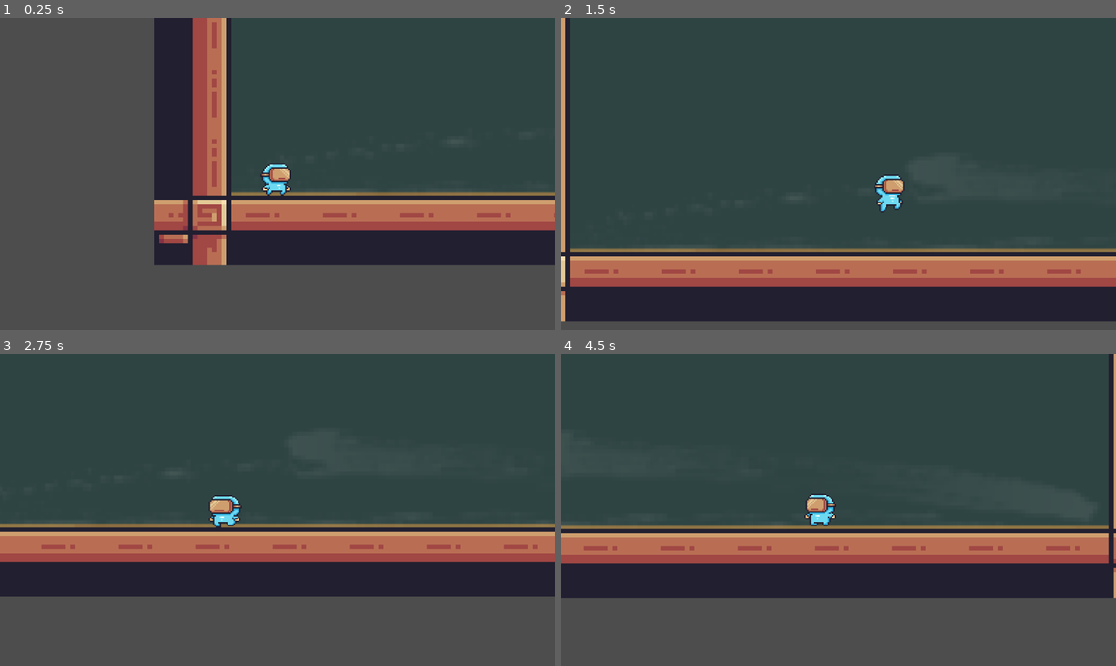
Above: before the commit, frames 1-4 (two rows, left to right).
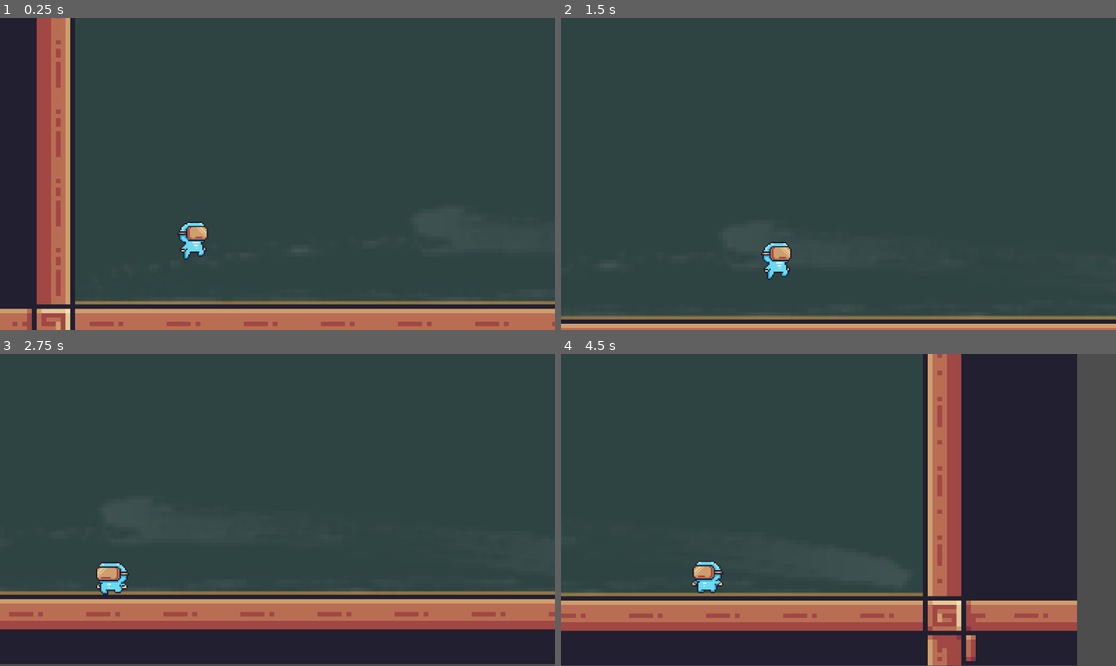
Above: after the commit, the same moments.

Repository: IsmaelCanseno/Mystic-Word--The-Words-Hunt
Game: Godot game, scene res://Scenes/Level2.tscn
Same seed, same stepped clock (60 frames per second), same inputs: the game is played once before the commit and once after it. This scene is started directly instead of the project's main scene.
Inputs:
- Up to frame 1 (0.25 s): no input
- Up to frame 2 (1.5 s): hold D (right) from 0.53 s (still down); tap W (jump) at 0.77 s
- Up to frame 3 (2.75 s): tap W (jump) at 1.52 s; release D (right) at 2.03 s; hold A (left) from 2.03 s (still down)
- Up to frame 4 (4.5 s): release A (left) at 2.78 s; hold D (right) 2.78-4.28 s; tap W (jump) at 3.02, 3.77 s; hold A (left) from 4.28 s (still down)

The runs differ from the first frame. In frame 1, 67% of the frame differs, in the area x 0-100%, y 0-100%; in frame 2, 27%; in frame 3, 44%; in frame 4, 59%.

Commit message:
level 2 - camera update

Diff:
--- a/new-game-project/Scenes/Level2.tscn
+++ b/new-game-project/Scenes/Level2.tscn
@@ -185,17 +185,19 @@
 [node name="TileMapLayer" type="TileMapLayer" parent="."]
 texture_filter = 1
 scale = Vector2(5, 4.5)
-tile_map_data = PackedByteArray("AAAJAAgAAAABAAQAAAAIAAgAAAA …(751 unchanged characters)… ABAAUAAAAOAAcAAAABAAUAAAAOAAgAAAABAAQAAAA=")
+tile_map_data = PackedByteArray("AAAJAAgAAAABAAQAAAAIAAgAAAA …(751 unchanged characters)… ABAAUAAAAOAAcAAAABAAUAAAAOAAgAAAABAAQAAAD//wAAAAABAAUAAAD//wEAAAABAAUAAAD//wIAAAABAAUAAAD//wMAAAABAAUAAAD//wQAAAABAAUAAAD//wUAAAABAAUAAAD//wYAAAABAAUAAAD//wcAAAABAAUAAAD//wgAAAABAAUAAAA=")
 tile_set = SubResource("TileSet_56ogb")
 
 [node name="CharacterBody2D" parent="." instance=ExtResource("3_kgn2c")]
-position = Vector2(126, 540)
+position = Vector2(202, 475)
 
 [node name="Camera2D" type="Camera2D" parent="CharacterBody2D"]
-position = Vector2(0.400001, 1.77778)
+position = Vector2(0.8, 0.667)
 scale = Vector2(0.2, 0.222222)
 zoom = Vector2(2, 2)
 position_smoothing_enabled = true
+drag_horizontal_offset = 1.0
+drag_vertical_offset = -1.0
 
 [node name="AudioStreamPlayer2D" type="AudioStreamPlayer2D" parent="."]
 stream = ExtResource("4_2r5ce")
